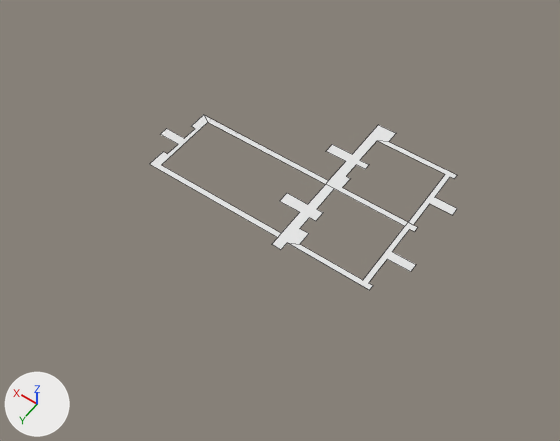
A saved change to the FBX model Models/Tietotalo1_3krs_seperate_floors_walkable.fbx.
One viewpoint serves both versions: a camera (50 mm lens) standing at (-11.68, 16.94, 23.66) and looking at (-0.42, 1.19, -1.1). Every picture has the same lights, and +X, +Y and +Z are marked at lower left. Mesh edges are drawn as thin lines.

Before the edit, the objects in view are built like this:
```python
ob_floor = bpy.data.objects.new('Floor', me_plane)
ob_floor.location = (0.0, 0.0, 0.0)
ob_floorswalkable = bpy.data.objects.new('FloorsWalkable', me_plane_009)
ob_floorswalkable.location = (0.0, 0.0, 0.0)
ob_walls_inner1 = bpy.data.objects.new('Walls_inner1', me_plane_006)
ob_walls_inner1.location = (0.0, 0.0, 0.0)
ob_walls_inner2 = bpy.data.objects.new('Walls_inner2', me_plane_010)
ob_walls_inner2.location = (0.0, 0.0, 0.0)
ob_walls_inner3 = bpy.data.objects.new('Walls_inner3', me_plane_008)
ob_walls_inner3.location = (0.0, 0.0, 0.0)
ob_walls_outer = bpy.data.objects.new('Walls_outer', me_plane_005)
ob_walls_outer.location = (0.0, 0.0, 0.0)
```
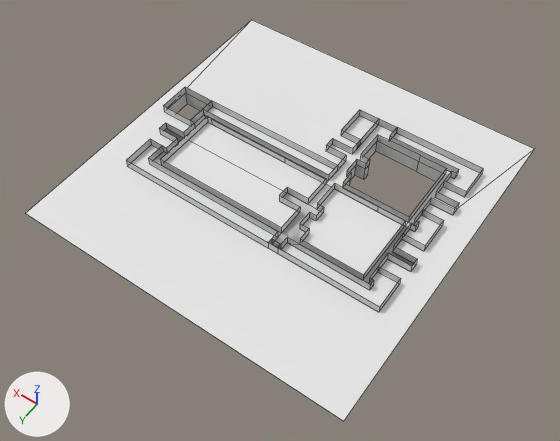
Commit message: Fixed walkable floor

Boxes [x1, y1, x2, y2] around the edits, measured in the pictures (560 x 441 px):
'Floor', shown
    after: [26, 20, 534, 421]
'Walls_outer', shown
    after: [126, 87, 483, 312]
'Walls_inner1', shown
    after: [343, 135, 447, 222]
'Walls_inner3', shown
    after: [160, 116, 326, 233]
'Walls_inner2', shown
    after: [300, 184, 406, 280]
'FloorsWalkable', unchanged, covered by the edit
    before: [150, 115, 457, 290]
    after: [153, 115, 455, 285]

The change, as a list of edits to the scene's bpy script:
```text
Change ob_floor:
    remove ob_floor.hide_viewport = True
Change ob_walls_inner2:
    remove ob_walls_inner2.hide_viewport = True
Change ob_walls_inner1:
    remove ob_walls_inner1.hide_viewport = True
Change ob_walls_outer:
    remove ob_walls_outer.hide_viewport = True
Change ob_walls_inner3:
    remove ob_walls_inner3.hide_viewport = True
```
